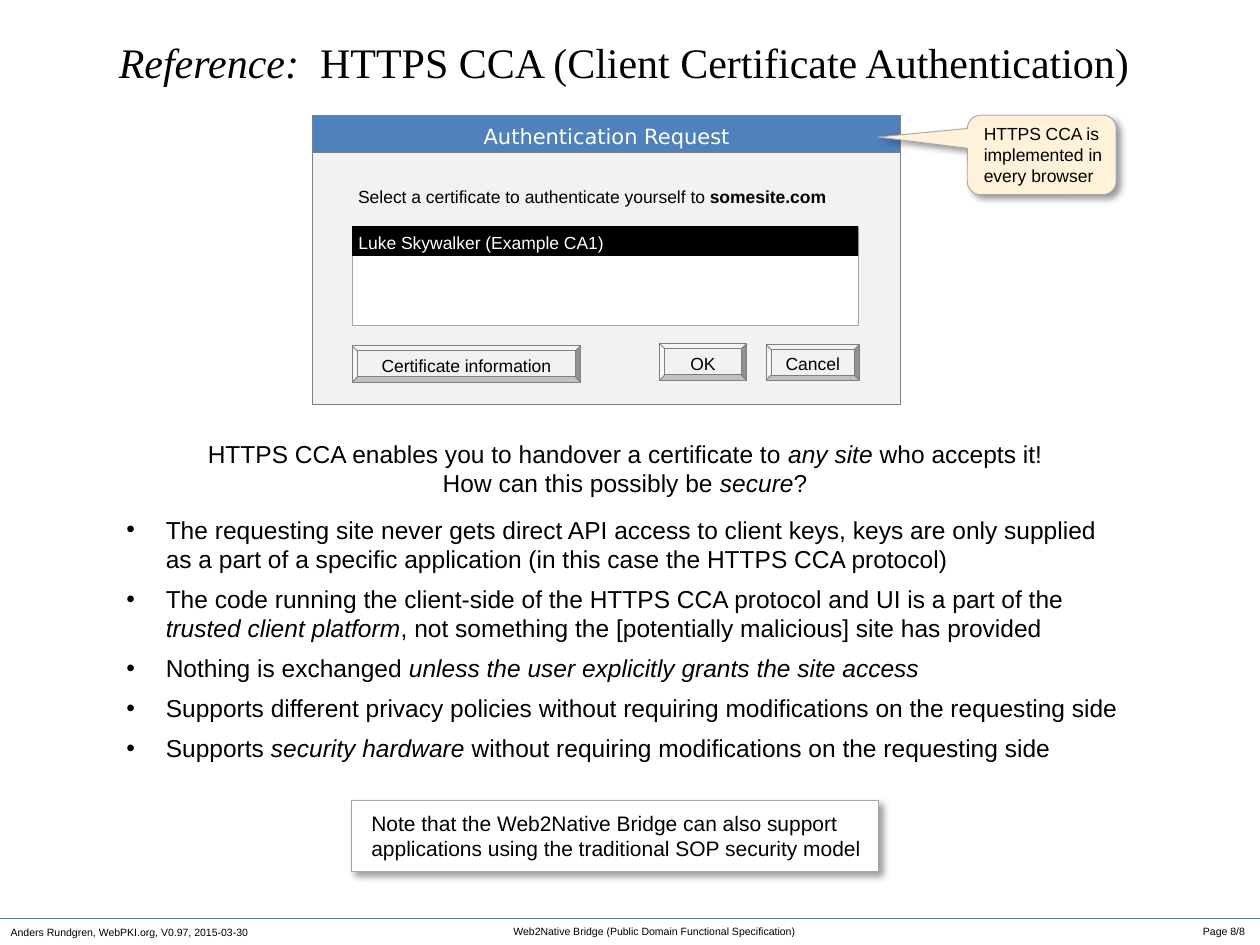
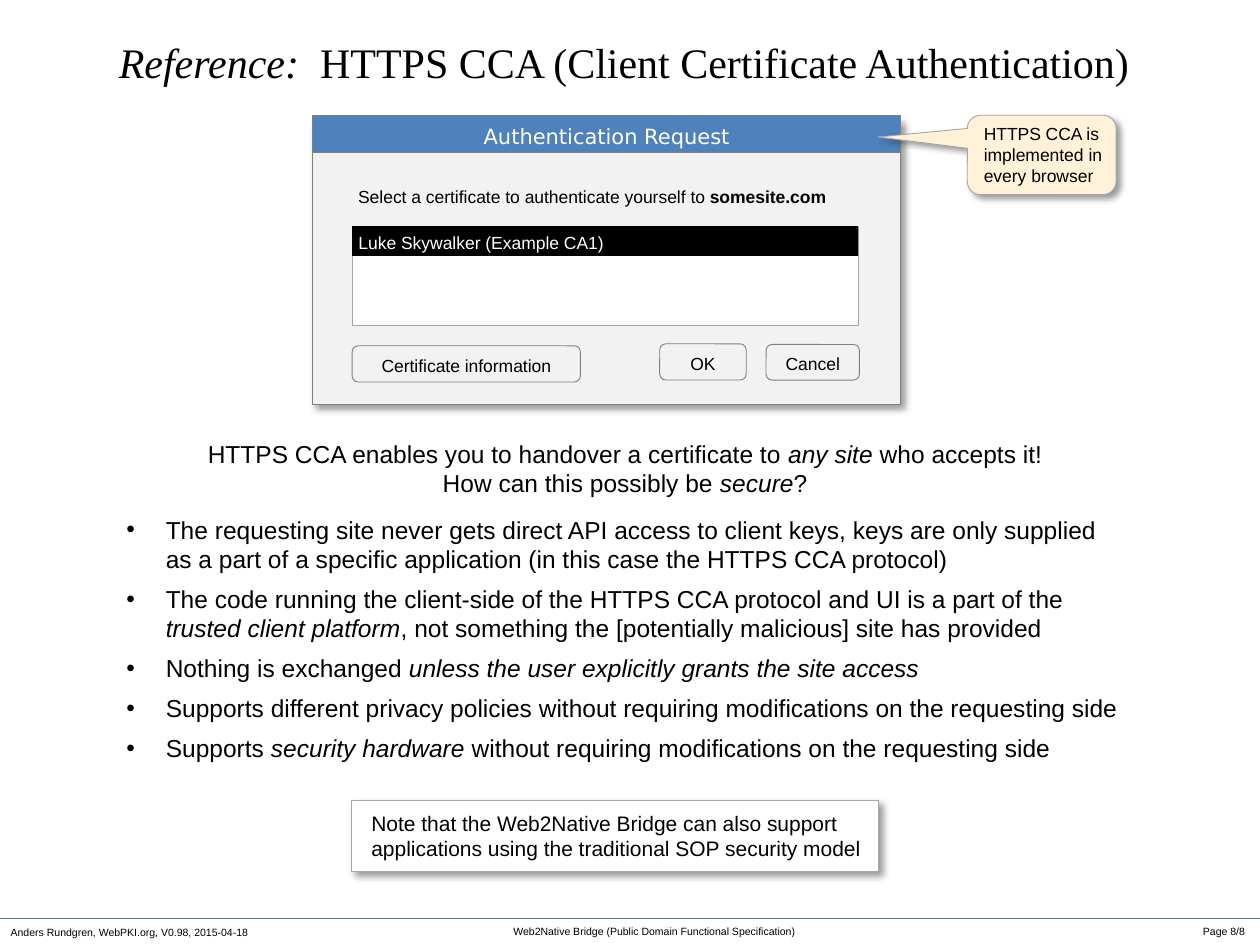
Before and after one commit to cyberphone/openkeystore.old, a slide deck: slide 8 of resources/docs/web2native-bridge.pptx. Drawn at 1260x945 pixels with LibreOffice and Linux fonts; fonts in the diff are those of the drawing. Boxes give left, top, right and bottom in pixels: in the first picture for what was removed or moved away, otherwise in the second. Text is boxed around its words. In the diff, an @@ line names an element or a change of style, - is before the commit and + after.

```diff
--- a/resources/docs/web2native-bridge.pptx
+++ b/resources/docs/web2native-bridge.pptx
@@ rectangle at box(312, 118, 901, 404): shadow on @@
@@ bevel to rounded rectangle in 3 elements at box(660, 344, 747, 381), box(766, 344, 859, 379), box(353, 345, 581, 382) @@
@@ text at box(11, 928, 248, 938): text changed @@
-Anders Rundgren, WebPKI.org, V0.97, 2015-03-30
+Anders Rundgren, WebPKI.org, V0.98, 2015-04-18
```
Also in this commit, not shown: 7 other slides changed, 1 other file.
